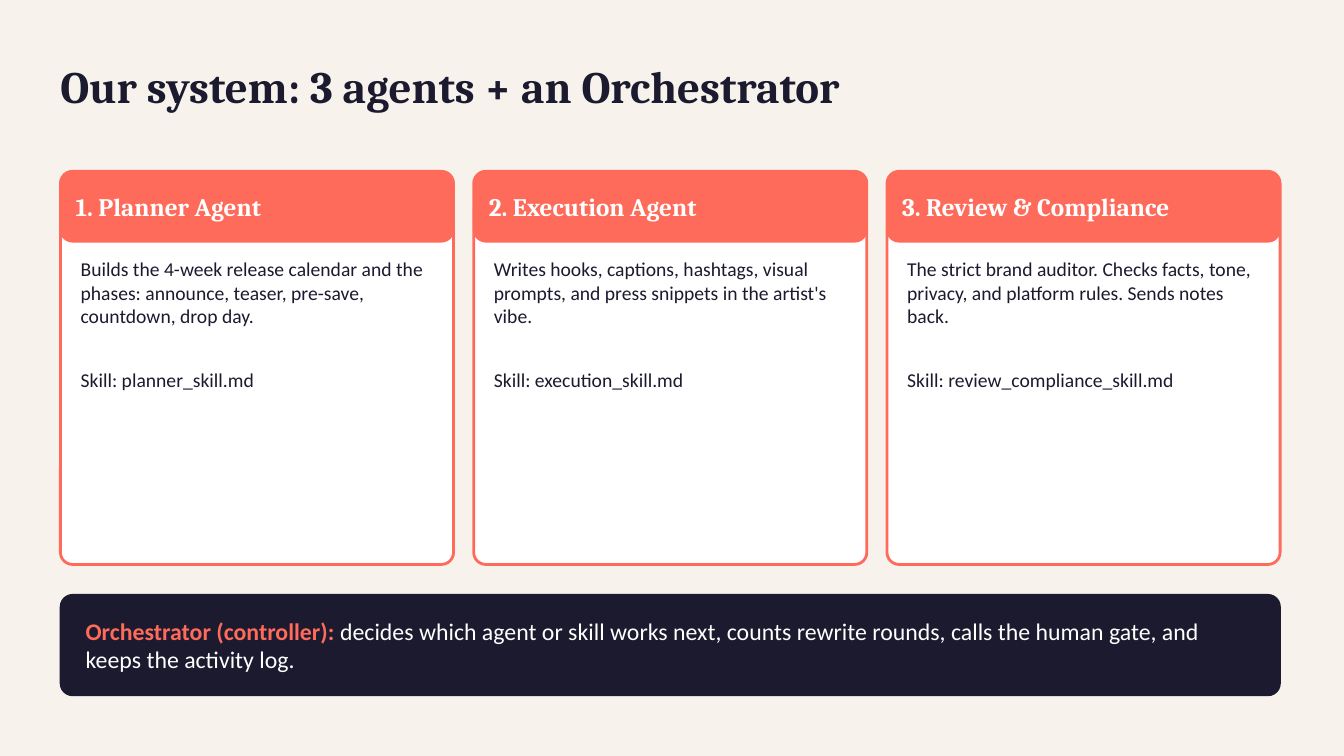
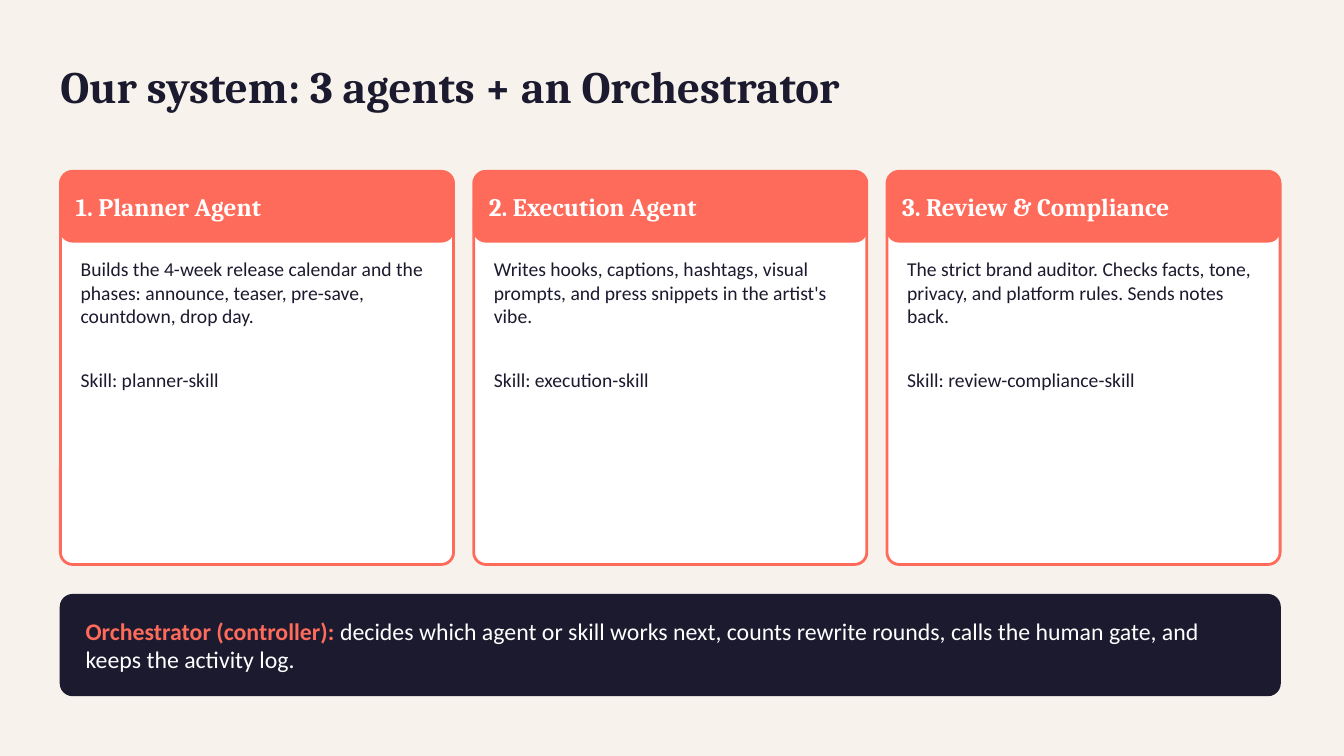
Before and after one commit to AngelaSync/artist-comeback-ai, a slide deck: slide 3 of Comeback_Campaign_Engine_Presentation.pptx. Drawn at 1344x756 pixels with LibreOffice and Linux fonts; fonts in the diff are those of the drawing. Boxes give left, top, right and bottom in pixels: in the first picture for what was removed or moved away, otherwise in the second. Text is boxed around its words. In the diff, an @@ line names an element or a change of style, - is before the commit and + after.

```diff
--- a/Comeback_Campaign_Engine_Presentation.pptx
+++ b/Comeback_Campaign_Engine_Presentation.pptx
@@ text at (x1=81, y1=373, x2=219, y2=390): text changed @@
-Skill: planner_skill.md
+Skill: planner-skill
@@ text at (x1=494, y1=373, x2=649, y2=387): text changed @@
-Skill: execution_skill.md
+Skill: execution-skill
@@ text at (x1=907, y1=373, x2=1134, y2=390): text changed @@
-Skill: review_compliance_skill.md
+Skill: review-compliance-skill
```
Also in this commit, not shown: 1 other slide changed.
